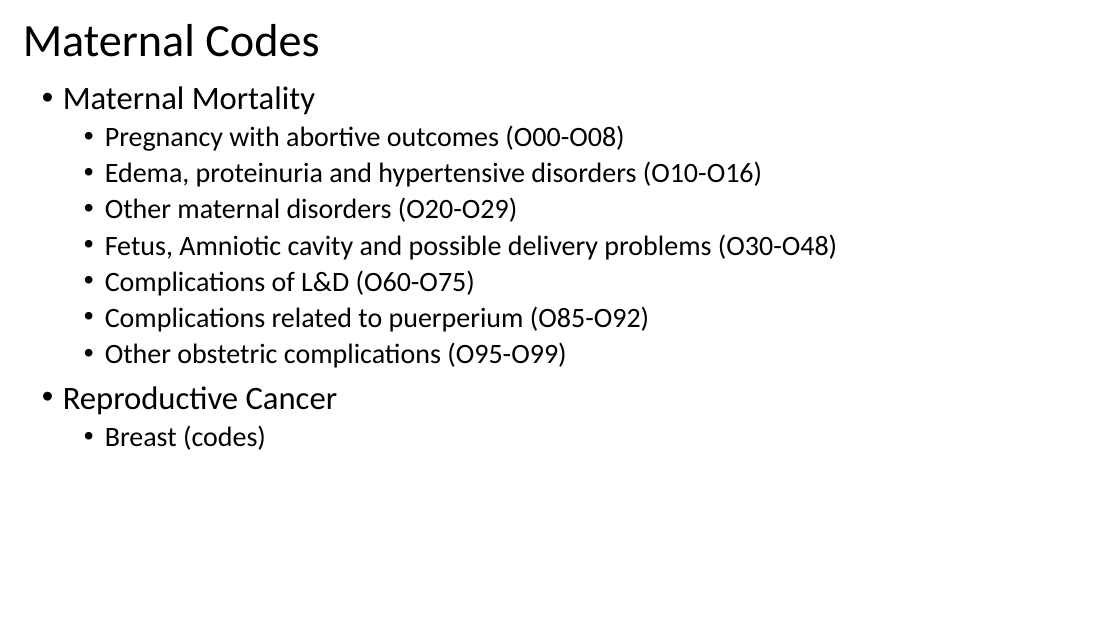
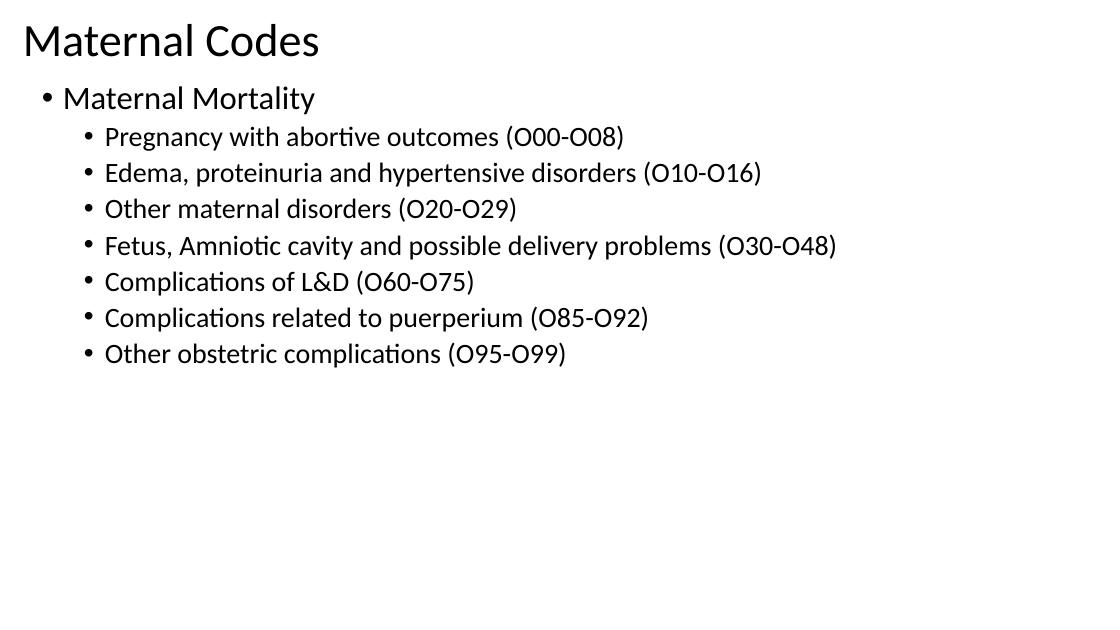
Before and after one commit to lemaslab/ehr-database, a slide deck: slide 2 of datadictionary/datadictionary.pptx. Drawn at 1120x630 pixels with LibreOffice and Linux fonts; fonts in the diff are those of the drawing. Boxes give left, top, right and bottom in pixels: in the first picture for what was removed or moved away, otherwise in the second. Text is boxed around its words. In the diff, an @@ line names an element or a change of style, - is before the commit and + after.

```diff
--- a/datadictionary/datadictionary.pptx
+++ b/datadictionary/datadictionary.pptx
@@ text at box(63, 386, 338, 450): paragraphs removed @@
-• Reproductive Cancer
-  • Breast (codes)
```
